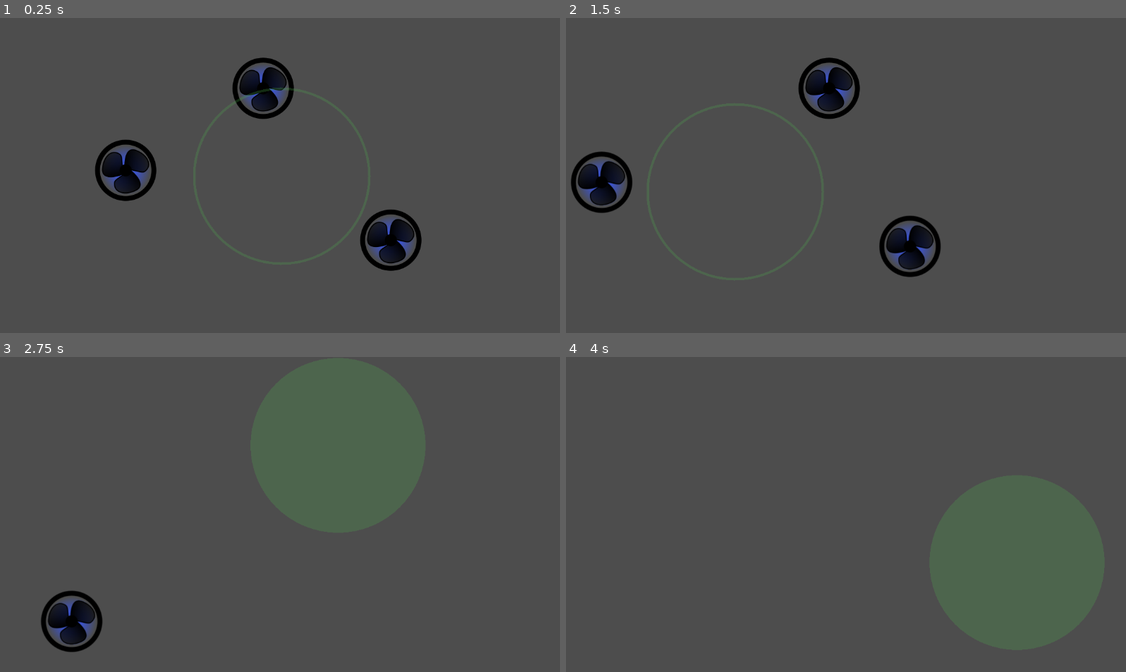
Above: before the commit, frames 1-4 (two rows, left to right).
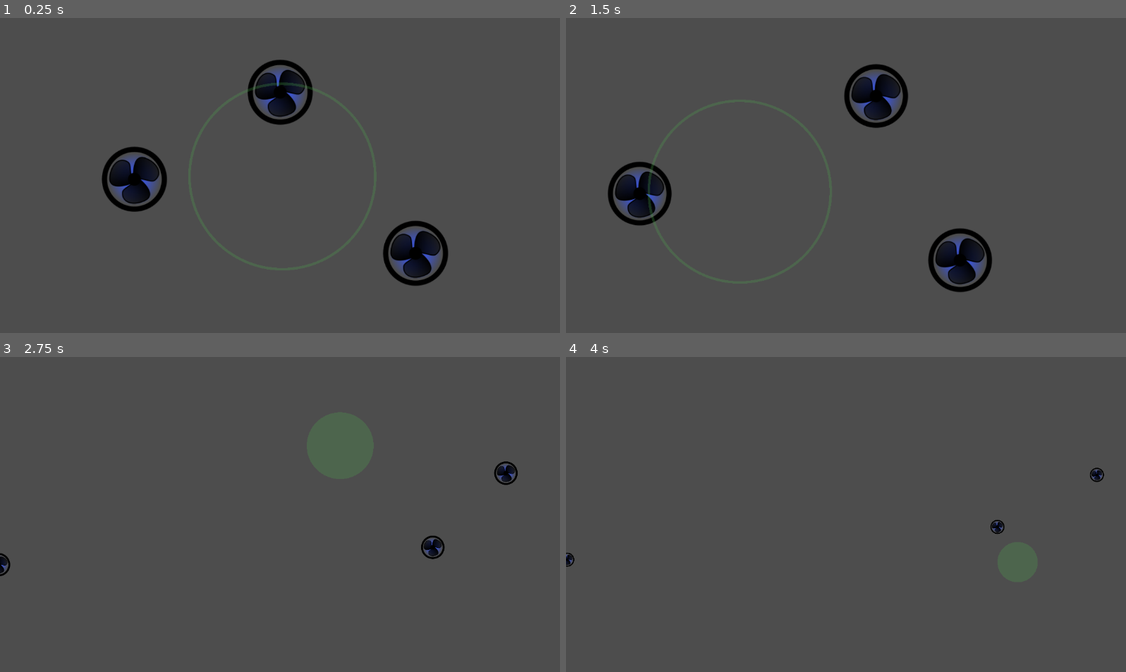
Above: after the commit, the same moments.

Repository: mgiuca/patient-zero
Game: Godot game, scene res://scenes/level.tscn
Two runs of this game, one before a commit and one after it. Both use one fixed random seed, a clock stepped at 60 frames per second and the inputs below.
Inputs (mouse positions are in pixels of both pictures, inside the frame that each line leads up to):
- Up to frame 1 (0.25 s): no input
- Up to frame 2 (1.5 s): move the mouse to (969, 159) at 0.52 s; press the mouse at (969, 159) at 0.53 s; tap Enter at 1.25 s; move the mouse to (734, 191) at 1.27 s; release the mouse at (734, 191) at 1.28 s; click (734, 191) at 1.35 s
- Up to frame 3 (2.75 s): move the mouse to (336, 445) at 2.02 s; press the mouse at (336, 445) at 2.03 s
- Up to frame 4 (4 s): move the mouse to (818, 577) at 2.77 s; release the mouse at (818, 577) at 2.78 s; click (818, 577) at 2.85 s; move the mouse to (1019, 561) at 3.52 s; press the mouse at (1019, 561) at 3.53 s

The runs differ from the first frame. In frame 1, 5.5% of the frame differs, in the area x 17-81%, y 12-86%; in frame 2, 8.2%, in the area x 0-77%, y 12-88%; in frame 3, 2.0%; in frame 4, 0.2%.

Commit message:
Have the camera dynamically focus on all the bots.

Diff:
--- /dev/null
+++ b/scenes/bot.gd
@@ -0,0 +1,12 @@
+extends RigidBody2D
+
+class_name Bot
+
+# Called when the node enters the scene tree for the first time.
+func _ready():
+  pass # Replace with function body.
+
+
+# Called every frame. 'delta' is the elapsed time since the previous frame.
+func _process(delta):
+  pass
--- a/scenes/bot.tscn
+++ b/scenes/bot.tscn
@@ -1,6 +1,7 @@
-[gd_scene load_steps=3 format=3 uid="uid://dieb3dfblspao"]
+[gd_scene load_steps=4 format=3 uid="uid://dieb3dfblspao"]
 
 [ext_resource type="Texture2D" uid="uid://dowbgne2cpdiw" path="res://images/bot_1.png" id="1_3fe4t"]
+[ext_resource type="Script" path="res://scenes/bot.gd" id="1_aqmbd"]
 
 [sub_resource type="CircleShape2D" id="CircleShape2D_vxskf"]
 radius = 63.0317
@@ -12,6 +13,7 @@
 collision_layer = 4
 collision_mask = 10
 can_sleep = false
+script = ExtResource("1_aqmbd")
 
 [node name="Sprite2D" type="Sprite2D" parent="."]
 texture = ExtResource("1_3fe4t")
--- a/scenes/cursor.gd
+++ b/scenes/cursor.gd
@@ -23,6 +23,8 @@
 
 func _input(event):
   if event is InputEventMouseMotion and active:
+    # TODO: This is in screen space, not global coordinates. (Which means
+    # when the camera is zoomed out, the force is much lower.)
     var velocity : Vector2 = event.velocity
     gravity_direction = velocity
 
--- a/scenes/level.gd
+++ b/scenes/level.gd
@@ -1,10 +1,52 @@
 extends Node
 
+var bots : Array[Bot]
+
+# Add this much around the edge of the bots when framing the camera.
+var zoom_margin : float = 150
+
 func _ready():
-  pass # Replace with function body.
+  # TODO: Dynamic bots.
+  bots = [$Bot1, $Bot2, $Bot3]
 
 func _process(delta):
   # Gets the mouse position in global coordinates, based on the location
   # of the camera.
   var mouse_pos = $Camera.get_global_mouse_position()
   $Cursor.position = mouse_pos
+
+  update_camera()
+
+## Update the camera to capture a view of all the bots.
+func update_camera():
+  # Note that the camera position will auto-smooth, but zoom will not.
+
+  # No bots; we can't update the camera so leave as-is.
+  if bots.is_empty():
+    return
+
+  # First, make a rect encompassing all the bots' centre points.
+  var min_x = bots[0].position.x
+  var max_x = min_x
+  var min_y = bots[0].position.y
+  var max_y = min_y
+  for b in bots:
+    if b.position.x < min_x:
+      min_x = b.position.x
+    if b.position.x > max_x:
+      max_x = b.position.x
+    if b.position.y < min_y:
+      min_y = b.position.y
+    if b.position.y > max_y:
+      max_y = b.position.y
+  var target_rect = Rect2(min_x, min_y, max_x - min_x, max_y - min_y)
+  target_rect = target_rect.grow(zoom_margin)
+
+  # Now focus the camera on that rect.
+  $Camera.position = target_rect.get_center()
+  var x_zoom = get_viewport().get_visible_rect().size.x / target_rect.size.x
+  var y_zoom = get_viewport().get_visible_rect().size.y / target_rect.size.y
+  # These give the zoom required to satisfy each axis. Set the camera zoom to
+  # whichever will be the most zoomed out of these two.
+  var zoom = min(x_zoom, y_zoom)
+  $Camera.zoom = Vector2(zoom, zoom)
